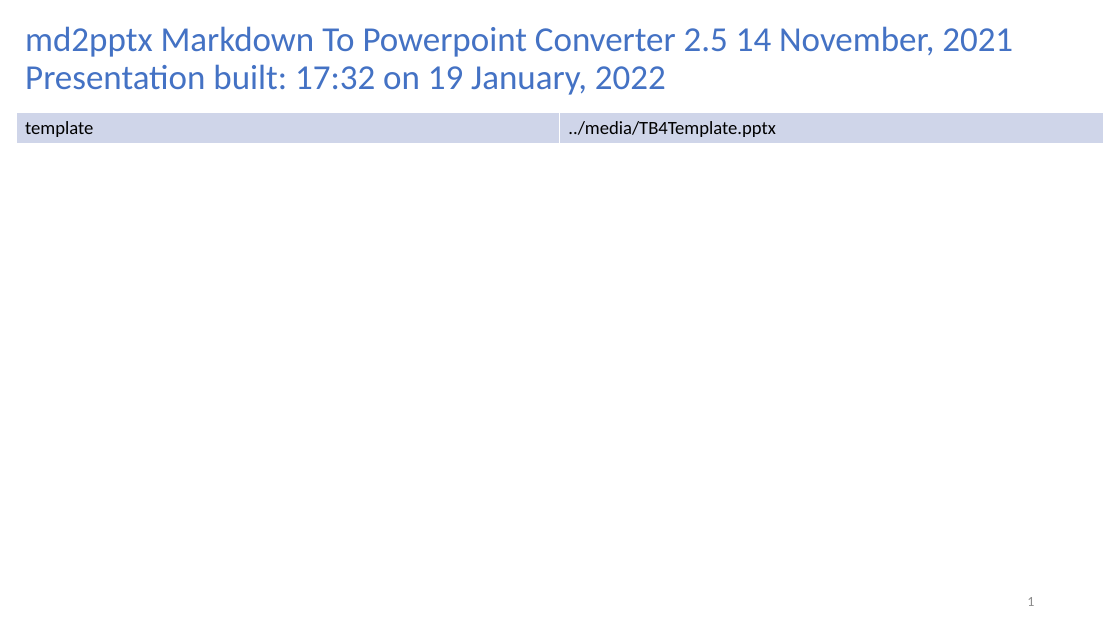
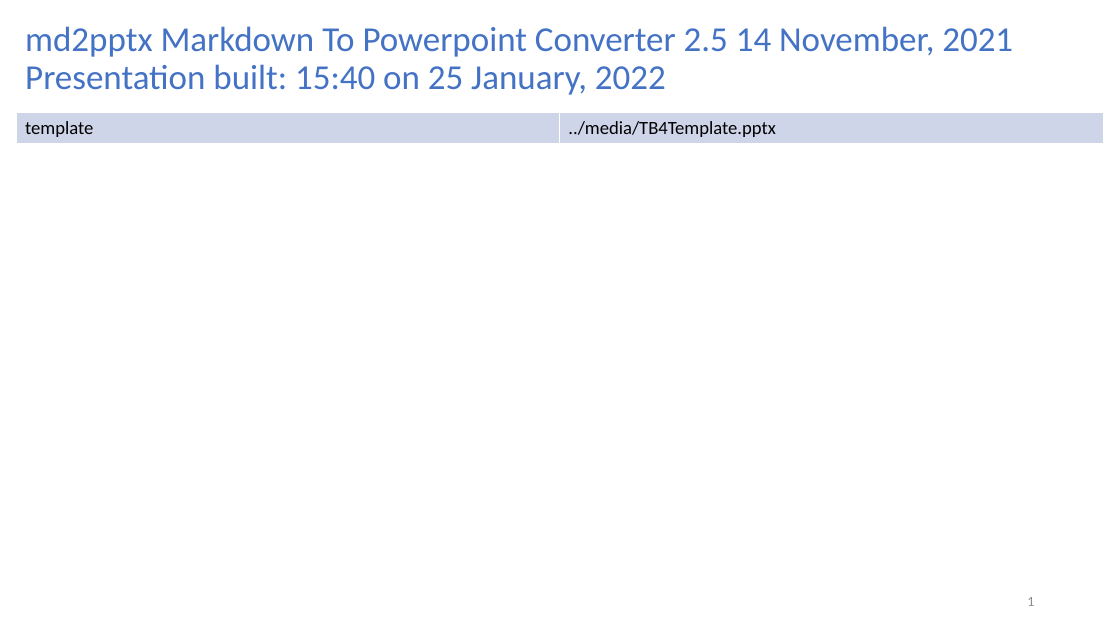
Before and after one commit to turtlebot/TurtleBot4Lessons, a slide deck: slide 1 of tutorials/Tutorial-InstallingTheTurtlebotSimulator.ppt. Drawn at 1120x630 pixels with LibreOffice and Linux fonts; fonts in the diff are those of the drawing. Boxes give left, top, right and bottom in pixels: in the first picture for what was removed or moved away, otherwise in the second. Text is boxed around its words. In the diff, an @@ line names an element or a change of style, - is before the commit and + after.

```diff
--- a/tutorials/Tutorial-InstallingTheTurtlebotSimulator.ppt
+++ b/tutorials/Tutorial-InstallingTheTurtlebotSimulator.ppt
@@ title at bbox=[25, 26, 1013, 95]: text changed @@
-md2pptx Markdown To Powerpoint Converter 2.5 14 November, 2021
-Presentation built: 17:32 on 19 January, 2022
+md2pptx Markdown To Powerpoint Converter 2.5 14 November, 2021
+Presentation built: 15:40 on 25 January, 2022
```
Also in this commit, not shown: 4 other files.
